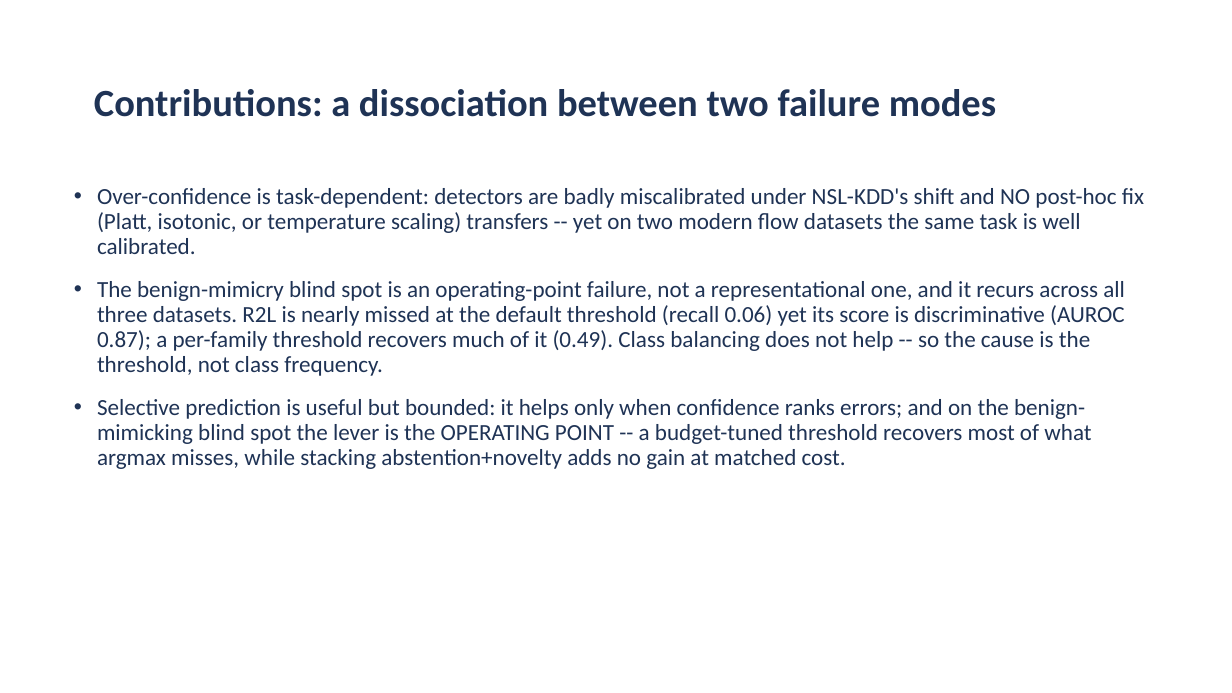
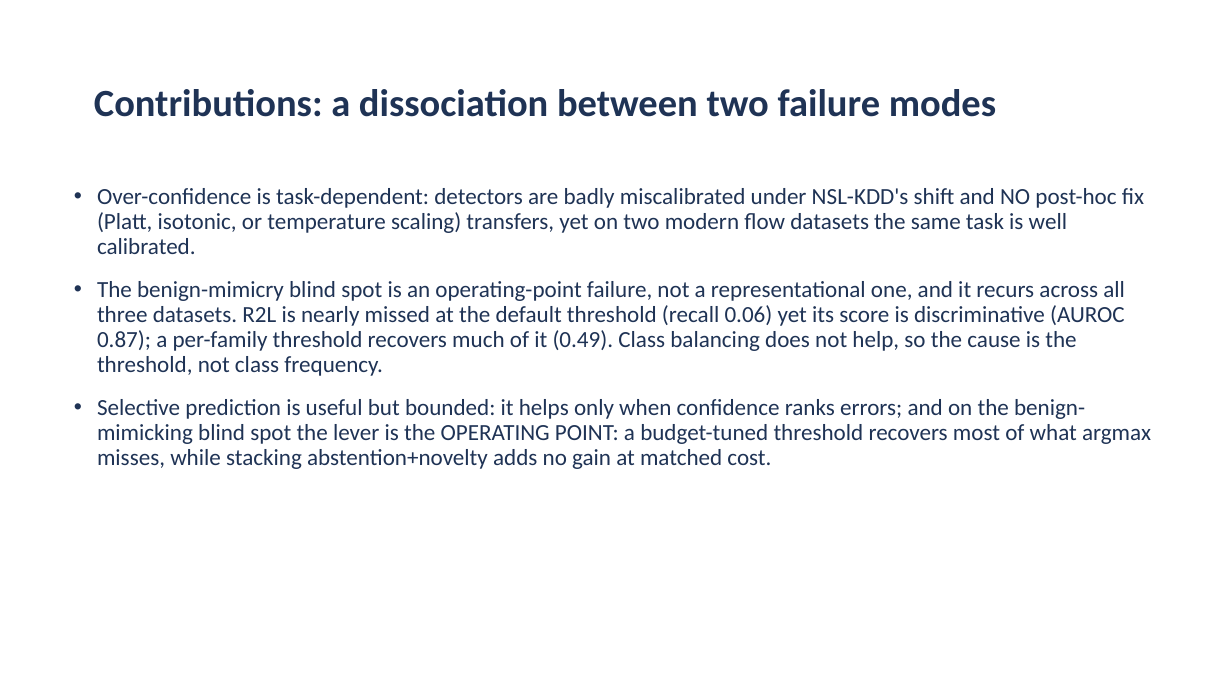
Before and after one commit to aiparallel0/chaoscrypt, a slide deck: slide 3 of papers/paper2-ids-selective/presentation.pptx. Drawn at 1232x693 pixels with LibreOffice and Linux fonts; fonts in the diff are those of the drawing; background and template pictures are left out. Boxes give left, top, right and bottom in pixels: in the first picture for what was removed or moved away, otherwise in the second. Text is boxed around its words. In the diff, an @@ line names an element or a change of style, - is before the commit and + after.

```diff
--- a/papers/paper2-ids-selective/presentation.pptx
+++ b/papers/paper2-ids-selective/presentation.pptx
@@ text at (97, 188, 1151, 469): text changed @@
-• Over-confidence is task-dependent: detectors are badly miscalibrated under NSL-KDD's shift and NO post-hoc fix (Platt, isotonic, or temperature scaling) transfers -- yet on two modern flow datasets the same task is well calibrated.
-• The benign-mimicry blind spot is an operating-point failure, not a representational one, and it recurs across all three datasets. R2L is nearly missed at the default threshold (recall 0.06) yet its score is discriminative (AUROC 0.87); a per-family threshold recovers much of it (0.49). Class balancing does not help -- so the cause is the threshold, not class frequency.
-• Selective prediction is useful but bounded: it helps only when confidence ranks errors; and on the benign-mimicking blind spot the lever is the OPERATING POINT -- a budget-tuned threshold recovers most of what argmax misses, while stacking abstention+novelty adds no gain at matched cost.
+• Over-confidence is task-dependent: detectors are badly miscalibrated under NSL-KDD's shift and NO post-hoc fix (Platt, isotonic, or temperature scaling) transfers, yet on two modern flow datasets the same task is well calibrated.
+• The benign-mimicry blind spot is an operating-point failure, not a representational one, and it recurs across all three datasets. R2L is nearly missed at the default threshold (recall 0.06) yet its score is discriminative (AUROC 0.87); a per-family threshold recovers much of it (0.49). Class balancing does not help, so the cause is the threshold, not class frequency.
+• Selective prediction is useful but bounded: it helps only when confidence ranks errors; and on the benign-mimicking blind spot the lever is the OPERATING POINT: a budget-tuned threshold recovers most of what argmax misses, while stacking abstention+novelty adds no gain at matched cost.
```
Also in this commit, not shown: 15 other slides changed, 6 other files.
